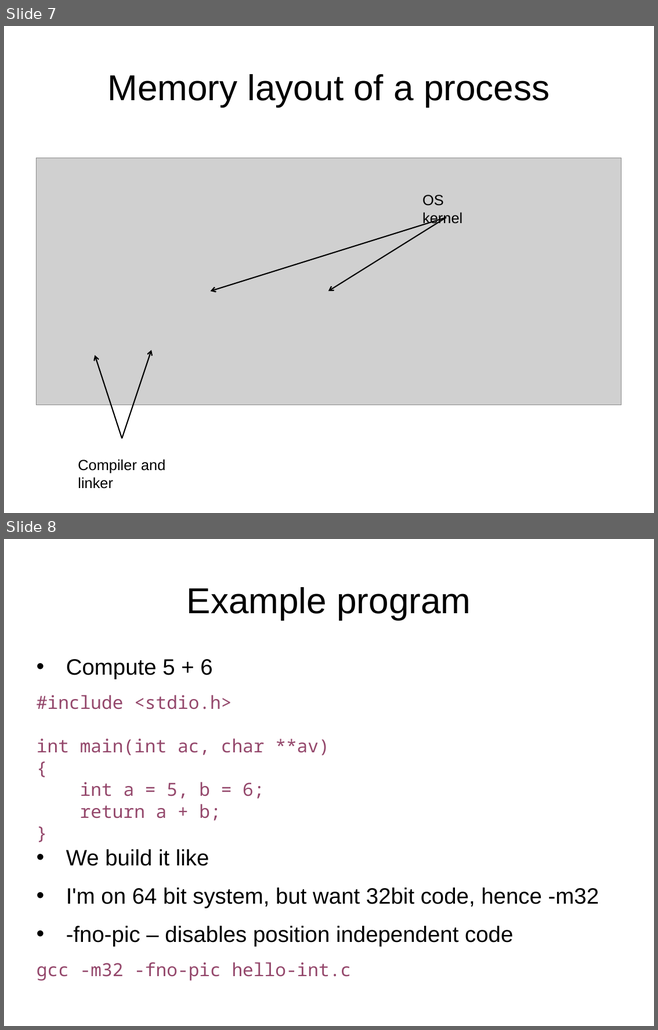
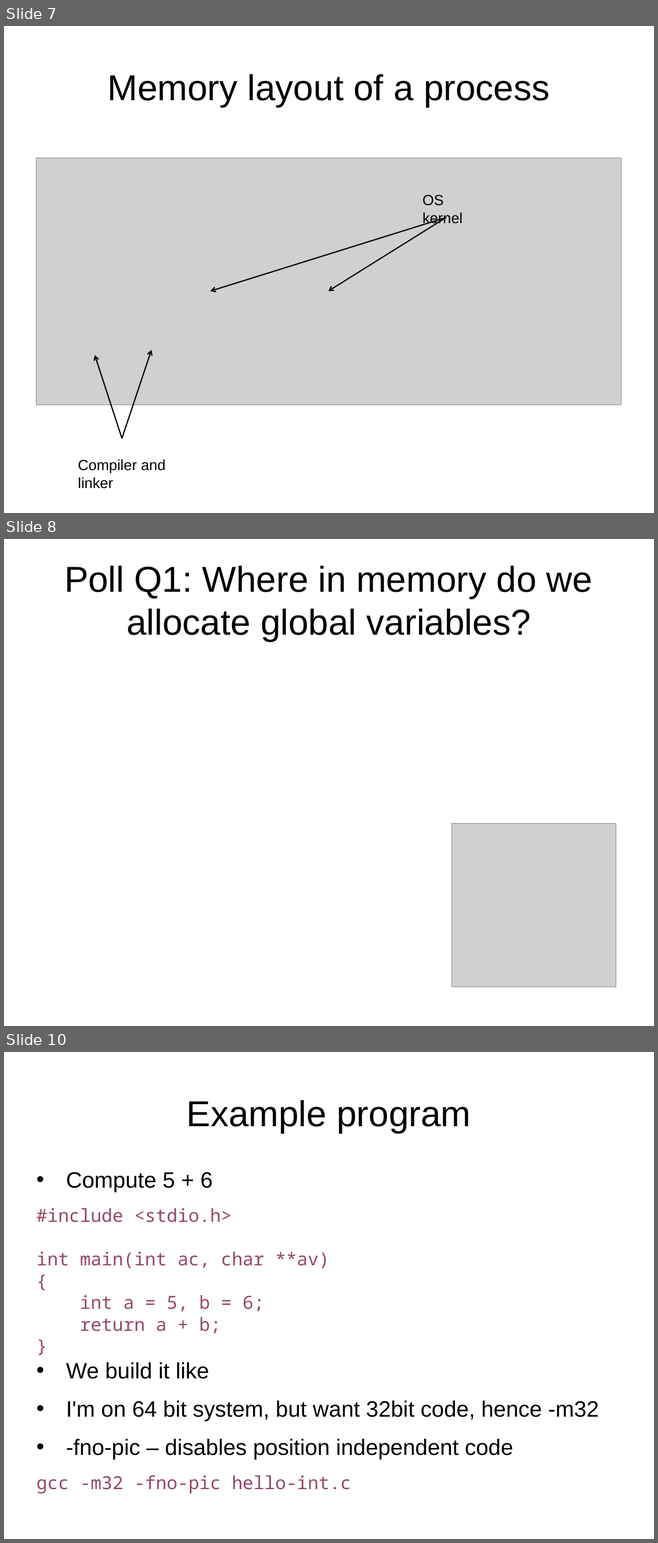
Before and after one commit to navya-d1998/cs5460, a slide deck: static/lectures/lecture05-linking-and-loading/lecture05-linking-and-loading.pptx. Shown one above the other, each under a label of ours: slides 7 and 8 before the commit, slides 7, 8 and 10 after it; the slides between them are not shown. The pictures are 658x1030 and 658x1543 pixels, drawn with LibreOffice and Linux fonts; fonts in the diff are those of the drawing; grey boxes stand for pictures. Boxes give left, top, right and bottom in pixels: in the first picture for what was removed or moved away, otherwise in the second. Text is boxed around its words. In the diff, an @@ line names an element or a change of style, - is before the commit and + after.

```diff
--- a/static/lectures/lecture05-linking-and-loading/lecture05-linking-and-loading.pptx
+++ b/static/lectures/lecture05-linking-and-loading/lecture05-linking-and-loading.pptx
@@ slide 8 added at box(4, 539, 654, 1026), background #FFFFFF @@
@@ title added at box(64, 566, 592, 642), 44 pt, text #000000 @@
+Poll Q1: Where in memory do we allocate global variables?
@@ picture added at box(451, 824, 615, 987) @@
@@ what was slide 8 is now slide 10 @@
```
Also in this commit, not shown: 1 other slide added, 6 other files.
